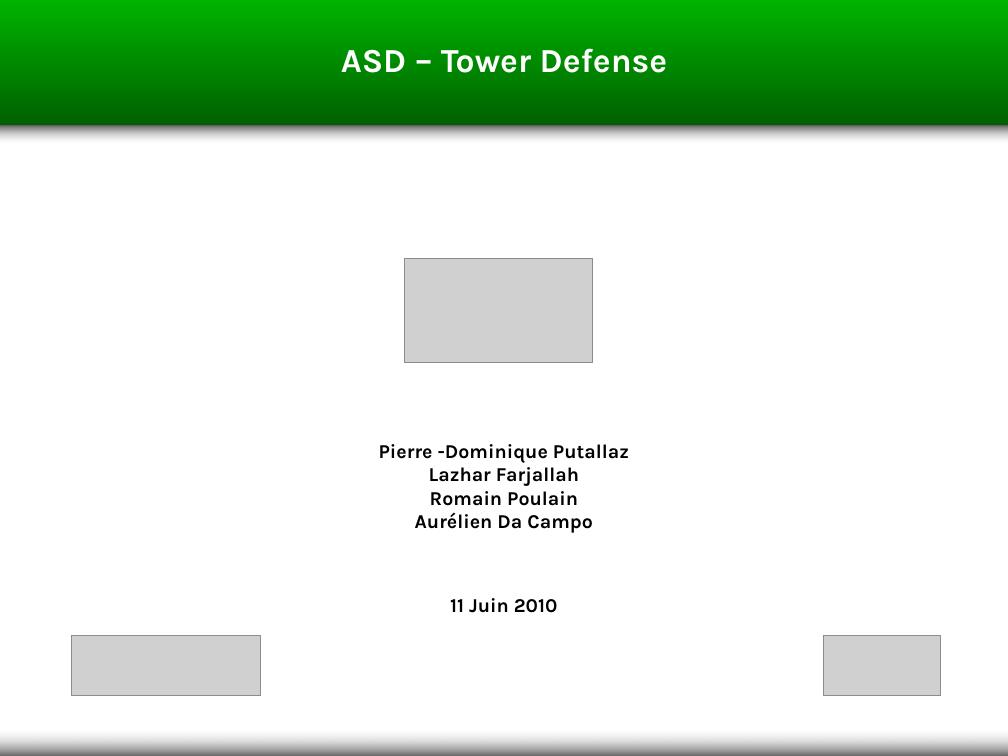
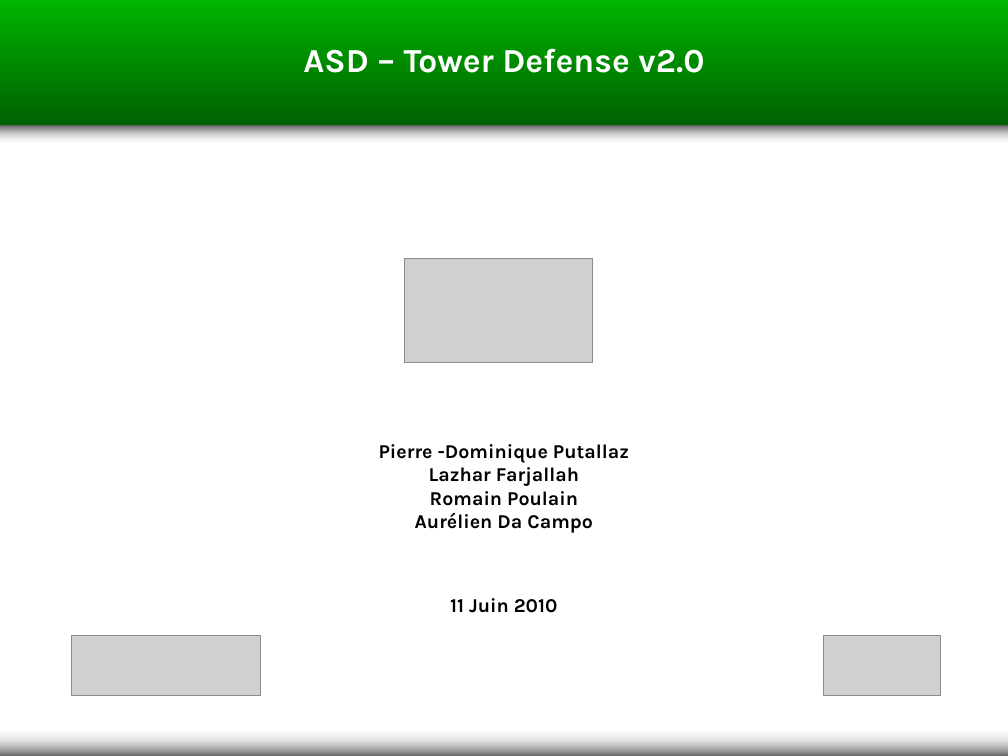
Before and after one commit to goupildb/asd-tower-defense, a slide deck: slide 1 of documents/v2.0/Presentation final ASD - Tower Defense v2.0.pptx. Drawn at 1008x756 pixels with LibreOffice and Linux fonts; fonts in the diff are those of the drawing; grey boxes stand for pictures. Boxes give left, top, right and bottom in pixels: in the first picture for what was removed or moved away, otherwise in the second. Text is boxed around its words. In the diff, an @@ line names an element or a change of style, - is before the commit and + after.

```diff
--- a/documents/v2.0/Presentation final ASD - Tower Defense v2.0.pptx
+++ b/documents/v2.0/Presentation final ASD - Tower Defense v2.0.pptx
@@ text at <box>303,48,704,73</box>: text changed @@
-ASD – Tower Defense
+ASD – Tower Defense v2.0
```
Also in this commit, not shown: 3 other slides changed, 1 slide added, 1 other file.
